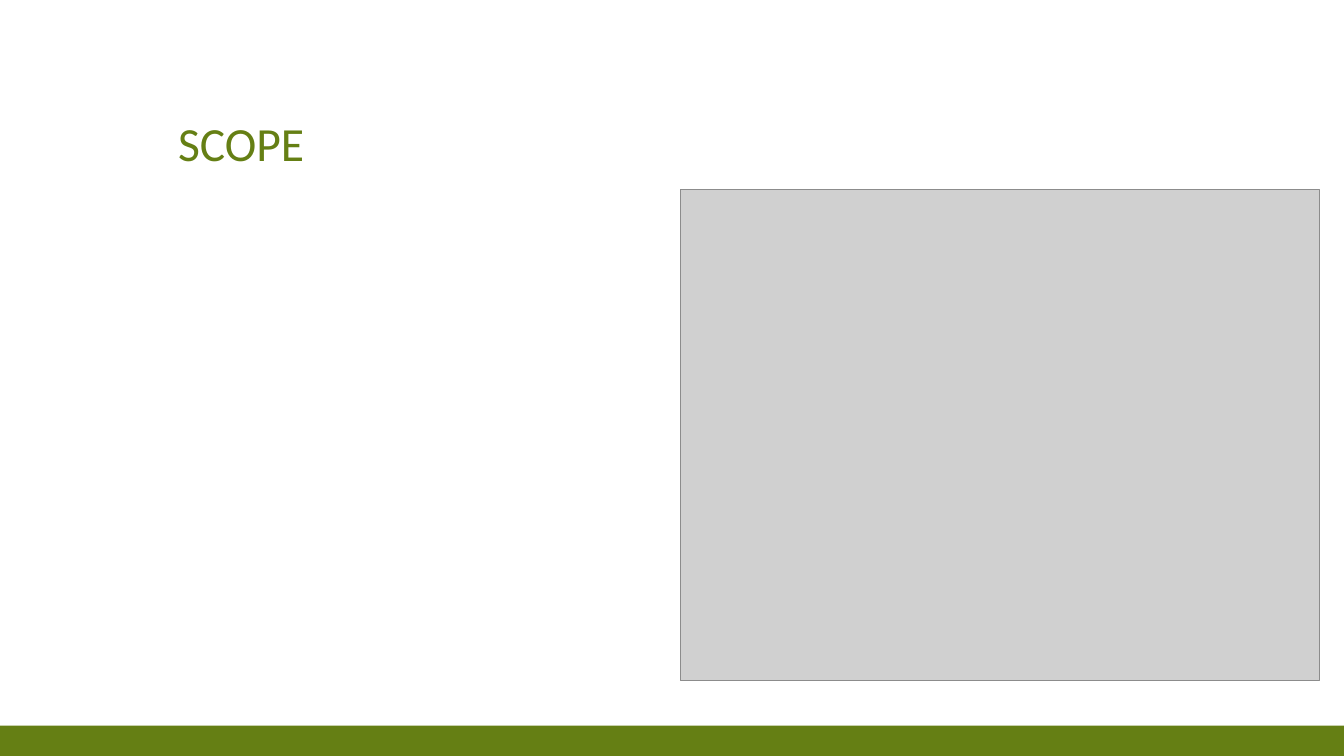
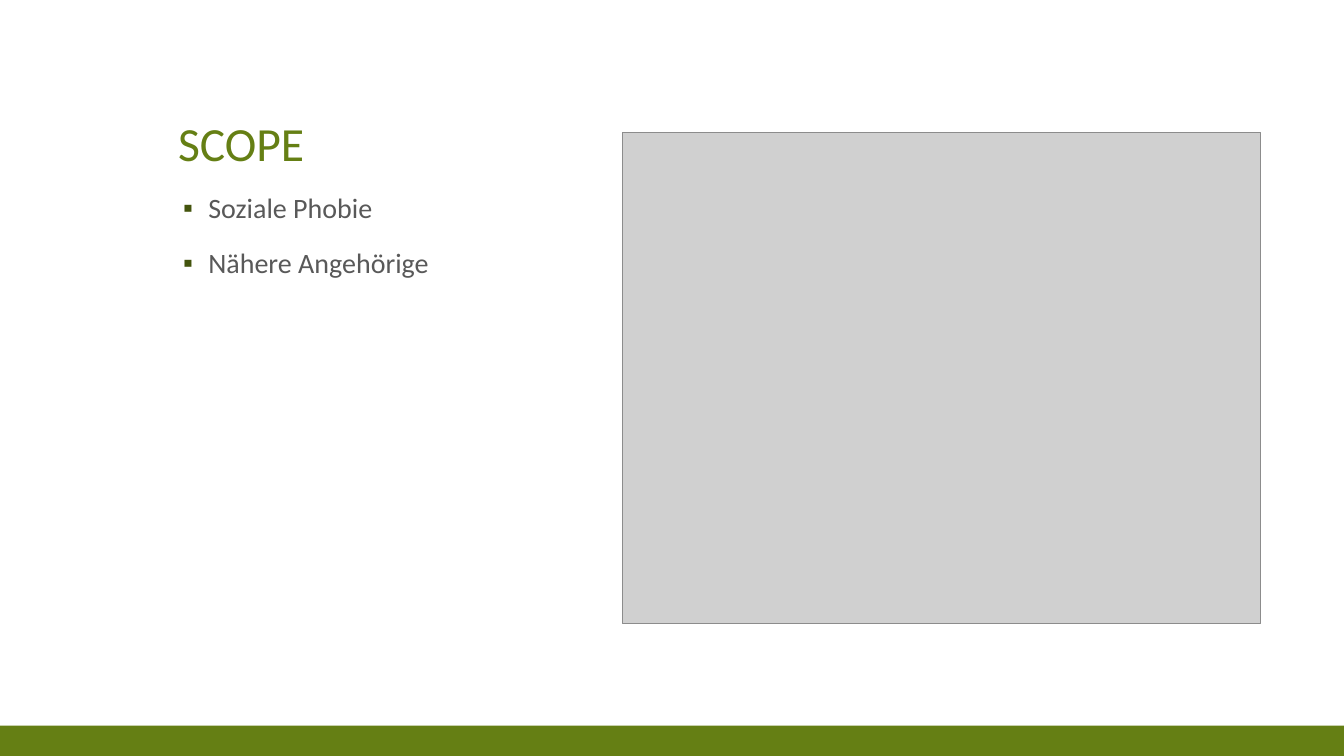
Before and after one commit to res13/ch.bfh.bti7081.s2018.white, a slide deck: slide 2 of doc/Presentation.pptx. Drawn at 1344x756 pixels with LibreOffice and Linux fonts; fonts in the diff are those of the drawing; grey boxes stand for pictures. Boxes give left, top, right and bottom in pixels: in the first picture for what was removed or moved away, otherwise in the second. Text is boxed around its words. In the diff, an @@ line names an element or a change of style, - is before the commit and + after.

```diff
--- a/doc/Presentation.pptx
+++ b/doc/Presentation.pptx
@@ picture: place and size @@
-picture at <box>681,190,1320,682</box>
+picture at <box>622,132,1261,624</box>
@@ text added at <box>208,198,428,278</box>, 20 pt, text #595959 @@
+▪ Soziale Phobie
+▪ Nähere Angehörige
```
Also in this commit, not shown: 1 other slide changed, 1 other file.
